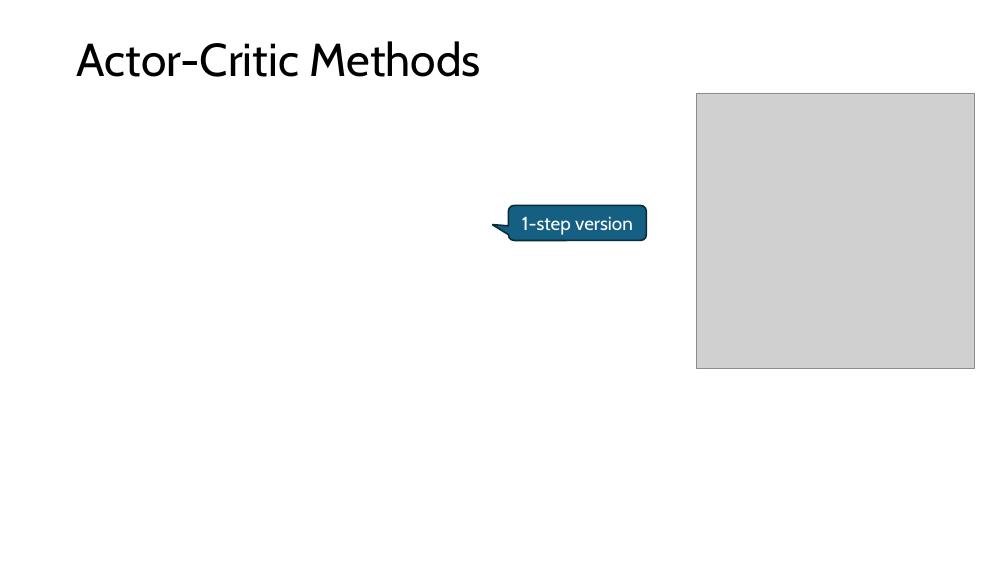
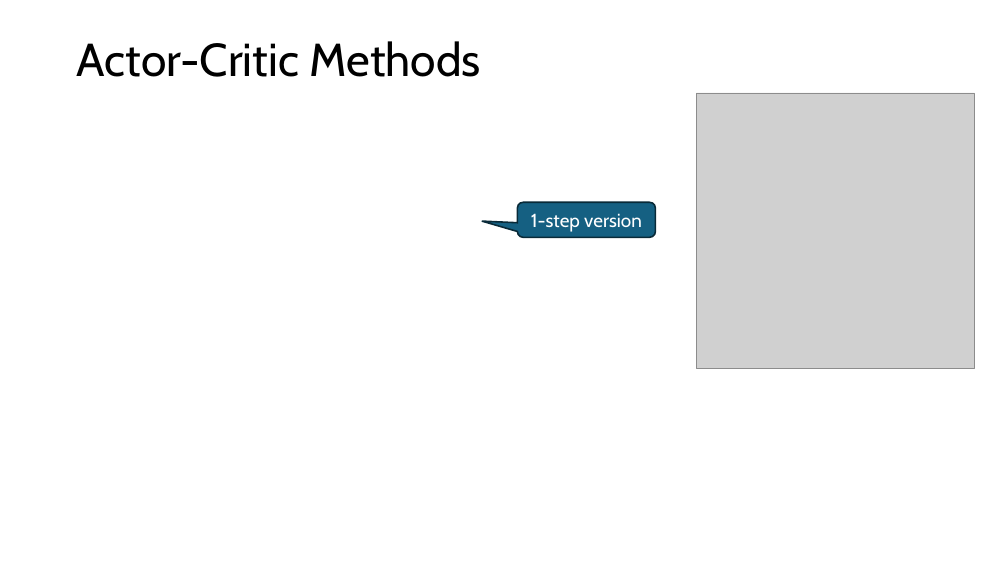
Before and after one commit to mhahsler/Introduction_to_Reinforcement_Learning, a slide deck: slide 16 of slides/Lecture_Chapter13.pptx. Drawn at 1008x567 pixels with LibreOffice and Linux fonts; fonts in the diff are those of the drawing; grey boxes stand for pictures. Boxes give left, top, right and bottom in pixels: in the first picture for what was removed or moved away, otherwise in the second. Text is boxed around its words. In the diff, an @@ line names an element or a change of style, - is before the commit and + after.

```diff
--- a/slides/Lecture_Chapter13.pptx
+++ b/slides/Lecture_Chapter13.pptx
@@ rounded speech box "1-step version": place and size @@
-rounded speech box "1-step version" at [508, 206, 647, 240]
+rounded speech box "1-step version" at [517, 203, 656, 237]
@@ rounded speech box "1-step version" at [517, 203, 656, 237]: proportions changed @@
```
Also in this commit, not shown: 7 other slides changed, 1 slide added, 1 other file.
